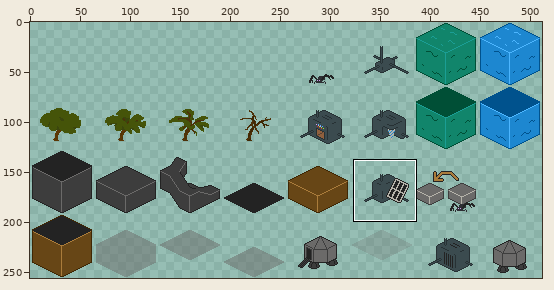
Sprite sheet -- assets/image/tileset.png. Above, an overview of the earlier version with the close-up marked.
Close-up. The starting point:
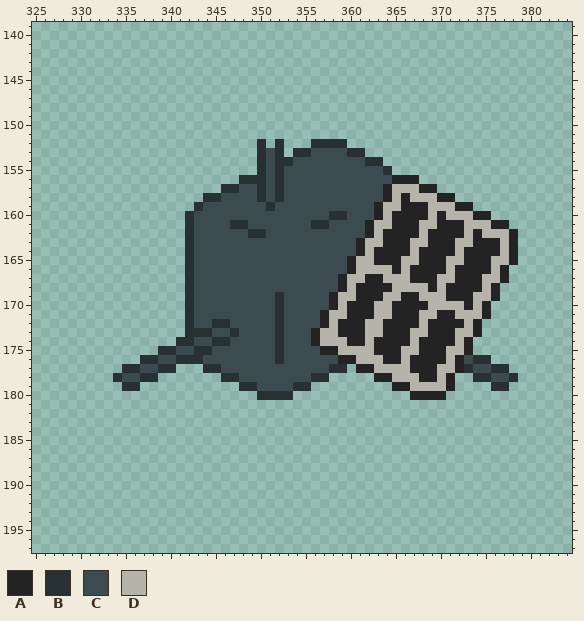
The file is 512x256 pixels. Colours within 5 levels of each other are drawn and written as one. Shown: x 325..384, y 139..197. The commit also changed other parts of the picture, which this record leaves out.
Palette (. is transparent): A #232323  B #273134  C #3b4b4f  D #b6b3aa
Pixels before (only the part around the change), first column x 325:
139 ............................................................
140 ............................................................
141 ............................................................
142 ............................................................
143 ............................................................
144 ............................................................
145 ............................................................
146 ............................................................
147 ............................................................
148 ............................................................
149 ............................................................
150 ............................................................
151 ............................................................
152 .........................B.B...BBBB.........................
153 .........................BCB.BBCCCCBB.......................
154 .........................BCBBCCCCCCCCBB.....................
155 .........................BCBCCCCCCCCCCCB....................
156 .......................BBBCBCCCCCCCCCCCCAAA.................
157 .....................BBCCBCBCCCCCCCCCCCADDDAA...............
158 ...................BBCCCCBCBCCCCCCCCCCCADADDDAA.............
159 ..................BCCCCCCCBCCCCCCCCCCCADDAAADDDAA...........
160 .................BCCCCCCCCCCCCCCCBBCCCADAAAADADDDAA.........
161 .................BCCCCBBCCCCCCCBBCCCCADDAAADDAAADDDAA.......
162 .................BCCCCCCBBCCCCCCCCCCCADAAAADAAAADADDDA......
163 .................BCCCCCCCCCCCCCCCCCCADDAAADDAAADDAAADA......
164 .................BCCCCCCCCCCCCCCCCCCADAAAADAAAADAAAADA......
165 .................BCCCCCCCCCCCCCCCCCADDAAADDAAADDAAADDA......
166 .................BCCCCCCCCCCCCCCCCCADDDDADAAAADAAAADA.......
167 .................BCCCCCCCCCCCCCCCCADDAADDDAAADDAAADDA.......
168 .................BCCCCCCCCCCCCCCCCADAAAADDDDADAAAADA........
169 .................BCCCCCCCCCBCCCCCADDAAADDAADDDAAADDA........
170 .................BCCCCCCCCCBCCCCCADAAADDAAAADDDDADA.........
171 .................BCCCCCCCCCBCCCCADDAAADDAAADDAADDDA.........
172 .................BCCBBCCCCCBCCCCADAAADDAAAADAAAADA..........
173 .................BBBCCBCCCCBCCCADDAAADDAAADDAAADDA..........
174 ................BBCCBBCCCCCBCCCADDDAADAAAADAAAADA...........
175 ..............BBCCBBCCCCCCCBCCCCAADDDDAAADDAAADDA...........
176 ............BBCCBBBCCCCCCCCBCCCCCCAADDDAADAAAADACBB.........
177 ..........BBCCBB...BBCCCCCCCCCCCCBB.AADDDDAAADDABCCBB.......
178 .........BCCBB.......BBCCCCCCCCBB.....AADDDAADA..BBCCB......
179 ..........BB...........BBCCCCBB.........AADDDDA....BB.......
180 .........................BBBB.............AAAA..............
181 ............................................................
182 ............................................................
183 ............................................................
184 ............................................................
185 ............................................................
186 ............................................................
187 ............................................................
188 ............................................................
189 ............................................................
190 ............................................................
191 ............................................................
192 ............................................................
193 ............................................................
194 ............................................................
195 ............................................................
196 ............................................................
197 ............................................................
New version:
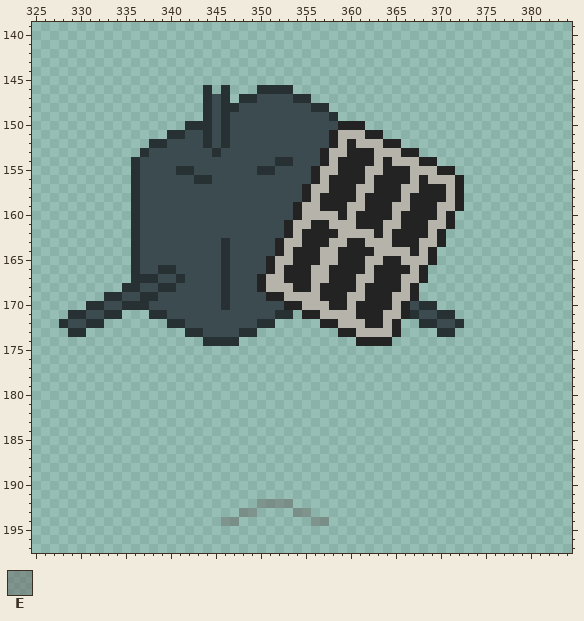
Colours new in this view: E #6b6a6980
Change:
Changed rows in their new state; - is an unchanged pixel.
first column x 328:
146 ----------------B-B---BBBB-------------------------
147 ----------------BCB-BBCCCCBB-----------------------
148 ----------------BCBBCCCCCCCCBB---------------------
149 ----------------BCBCCCCCCCCCCCB--------------------
150 --------------BBBCBCCCCCCCCCCCCAAA-----------------
151 ------------BBCCBCBCCCCCCCCCCCADDDAA---------------
152 ----------BBCCCCBCBCCCCCCCCCCCADADDDAA-------------
153 ---------BCCCCCCCBCCCCC-CCCC-ADDAAADDDAA-----------
154 --------BCCCCCCCCCCCCCC------ADAAAADADDDAA---------
155 --------BCCCCBBCCCCCCC-BC---ADDAAADDAAADDDAA-------
156 --------BCCCCCCBBCCCCCC-C---ADAAAADAA--DADDDA------
157 --------BCCCCCCCCCCC--C-C--ADDAAADDA-A----ADA------
158 --------BCCCCCCCCC----C-C--ADAAAADAA-ADAAA-DA------
159 --------BCCCCCCC-------C--ADDAAADDA-A-D--A---.-----
160 --------BCCCCCC-----------ADDDDADAA-AD---ADA....---
161 --------BCCCCCC----CC----ADDAADDDA-A-D--A-D-......-
162 --------BCCCCCC------CC--ADAAAADDDDAD---AD-........
163 --------BCCCCCC---B-----ADDAAADDA---D--A-D-........
164 --------BCCCCCC---B-----ADAAADDAA-ADDDDAD-.........
165 --------BCCCCCC---B----ADDAAADDA-A-D----D-.........
166 --------BCCBBCC---B----ADAAADDAA-A-AA-AD-.........-
167 --------BBBCCBC---B---ADDAAADDA-A-D-AA-D-.........-
168 -------BBCCBBCC---B---ADDDAADAA-AD---A-A.........--
169 -----BBCCBBCCCC---B----AADDDDA-A-D--A-D-.........--
170 ---BBCCBBBCCCCC---B-----CAADDD-AD--AAD-CBB......---
171 -BBCCBB---BBCCC----------B.AAD--D--A-D-BCCBB....---
172 BCCBB-------BBC--CC---BB.....-ADDDAAD-..BBCCB..----
173 -BB-------------C--CBB.........--D--D-....BB...----
174 -------------...B--B.............-A--.........-----
175 -----------...................................-----
176 ---------.......................................---
177 -------......---................-.................-
178 ------.....-------............-----.........--.....
179 -------..-----------........---------.......----..-
180 ----------------------....-------------....--------
first column x 346:
192 ----EEEE----
193 --EE----EE--
194 EE--------EE
Where, in picture pixels (left, top, right, bottom), the same in both close-ups:
changed: (59, 85, 518, 400)
added: (221, 499, 329, 526)
